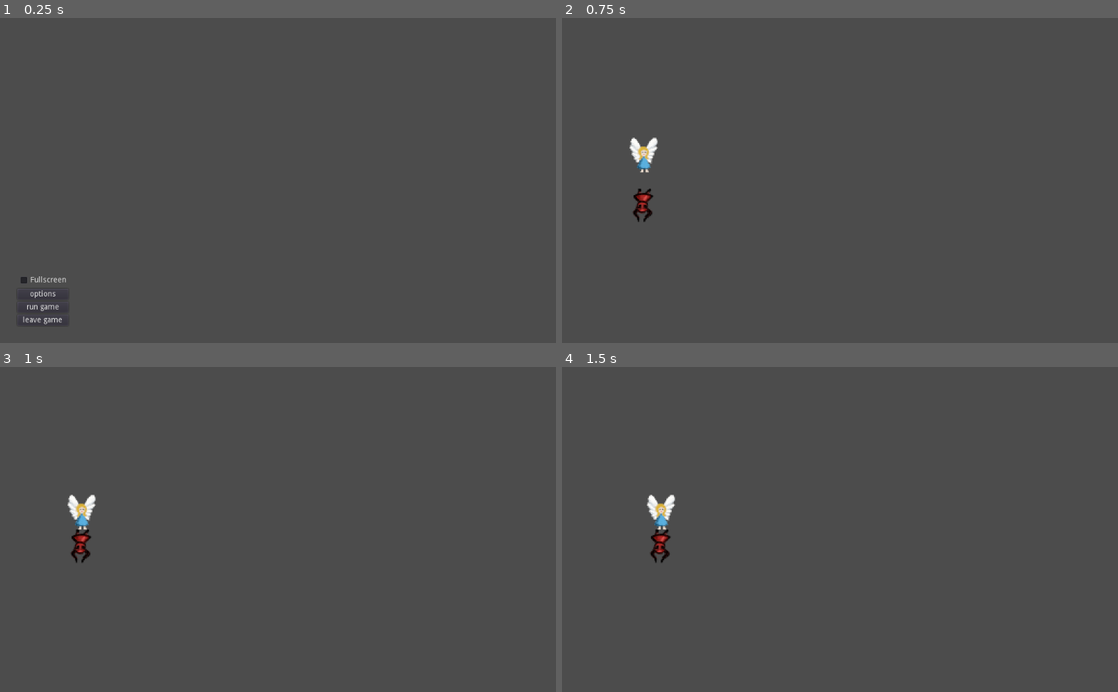
Above: before the commit, frames 1-4 (two rows, left to right).
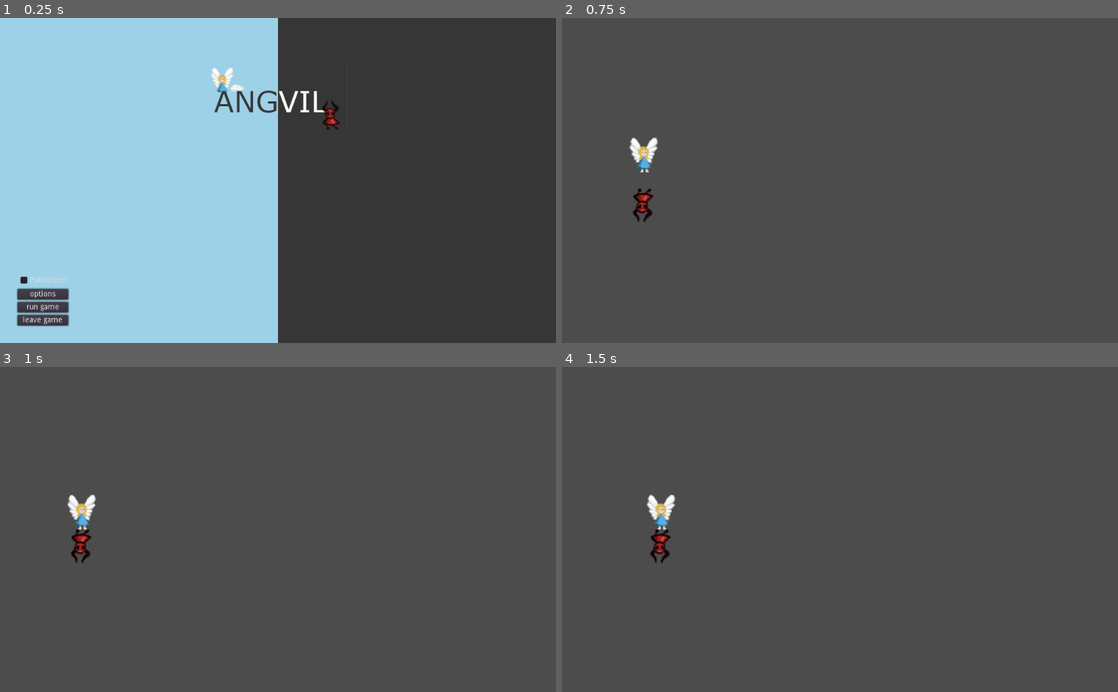
Above: after the commit, the same moments.

Repository: ang-vil/angvil
Game: Godot game, scene res://scenes/menu.tscn
Two runs of this game, one before a commit and one after it. Both use one fixed random seed, a clock stepped at 60 frames per second and the inputs below.
Inputs:
- Up to frame 1 (0.25 s): no input
- Up to frame 2 (0.75 s): click "run game" at 0.5 s
- Up to frame 3 (1 s): no input
- Up to frame 4 (1.5 s): tap Enter at 1.25 s; hold Right (key_right) from 1.28 s (still down)

The runs differ from the first frame. In frame 1, 49% of the frame differs, in the area x 0-62%, y 0-100%; in frame 2, nothing differs; in frame 3, nothing differs; in frame 4, nothing differs.

Commit message:
add menu background

Diff:
--- a/scenes/menu.tscn
+++ b/scenes/menu.tscn
@@ -1,6 +1,9 @@
-[gd_scene load_steps=2 format=2]
+[gd_scene load_steps=5 format=2]
 
 [ext_resource path="res://scripts/menu.gd" type="Script" id=1]
+[ext_resource path="res://assets/Angvil_logo.png" type="Texture" id=2]
+[ext_resource path="res://scripts/background_left.gd" type="Script" id=4]
+[ext_resource path="res://scripts/background_right.gd" type="Script" id=5]
 
 [node name="Menu" type="Control"]
 anchor_right = 1.0
@@ -9,6 +12,30 @@
 __meta__ = {
 "_edit_use_anchors_": false
 }
+
+[node name="menu_background" type="HSplitContainer" parent="."]
+margin_right = 1024.0
+margin_bottom = 600.0
+__meta__ = {
+"_edit_use_anchors_": false
+}
+
+[node name="background_left" type="ColorRect" parent="menu_background"]
+margin_right = 512.0
+margin_bottom = 600.0
+color = Color( 0.615686, 0.819608, 0.905882, 1 )
+script = ExtResource( 4 )
+
+[node name="background_right" type="ColorRect" parent="menu_background"]
+margin_left = 512.0
+margin_right = 1024.0
+margin_bottom = 600.0
+color = Color( 0.215686, 0.211765, 0.211765, 1 )
+script = ExtResource( 5 )
+
+[node name="Sprite" type="Sprite" parent="menu_background"]
+position = Vector2( 512, 150 )
+texture = ExtResource( 2 )
 
 [node name="VBoxContainer" type="VBoxContainer" parent="."]
 anchor_top = 1.0
--- /dev/null
+++ b/scripts/background_left.gd
@@ -0,0 +1,19 @@
+extends ColorRect
+
+
+# Declare member variables here. Examples:
+# var a = 2
+# var b = "text"
+
+
+# Called when the node enters the scene tree for the first time.
+func _ready():
+	yield(get_tree(), "idle_frame")
+
+	rect_position = Vector2(0, 0)
+	rect_size = Vector2(512, 600)
+
+
+# Called every frame. 'delta' is the elapsed time since the previous frame.
+#func _process(delta):
+#	pass
--- /dev/null
+++ b/scripts/background_right.gd
@@ -0,0 +1,19 @@
+extends ColorRect
+
+
+# Declare member variables here. Examples:
+# var a = 2
+# var b = "text"
+
+
+# Called when the node enters the scene tree for the first time.
+func _ready():
+	yield(get_tree(), "idle_frame")
+
+	rect_position = Vector2(512, 0)
+	rect_size = Vector2(512, 600)
+
+
+# Called every frame. 'delta' is the elapsed time since the previous frame.
+#func _process(delta):
+#	pass
